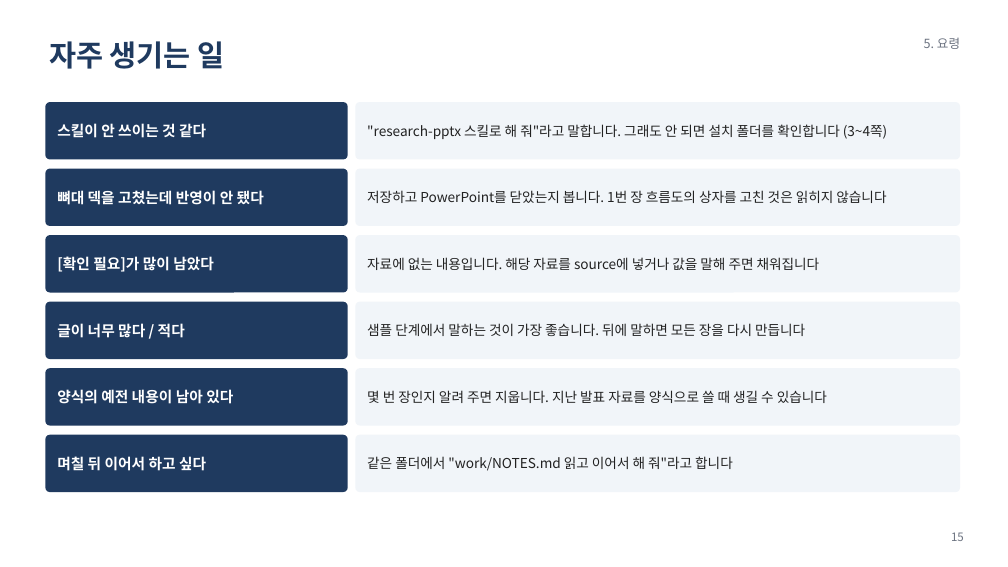
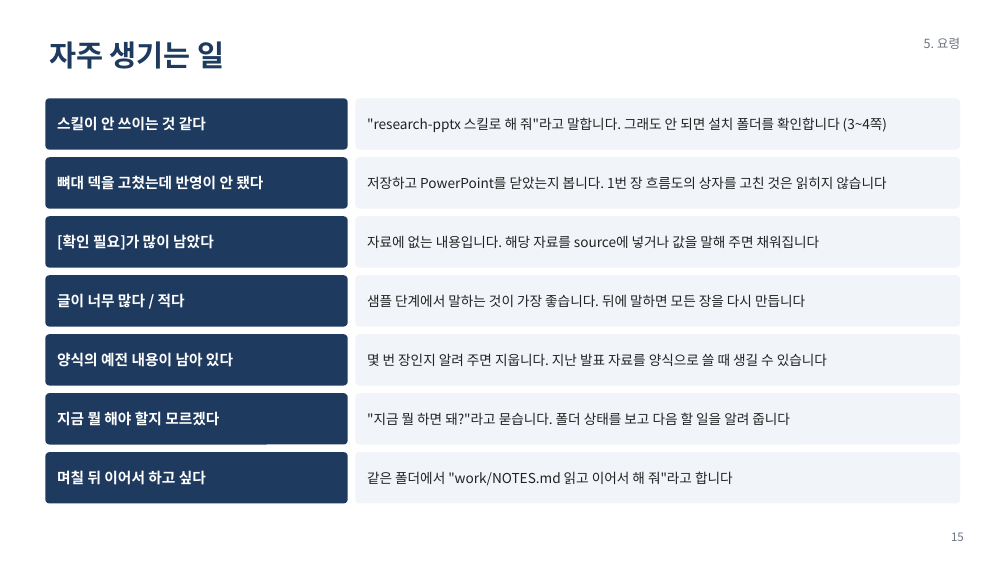
Before and after one commit to o-Fireheart-o/research-pptx-skill, a slide deck: slide 15 of docs/research-pptx 사용 매뉴얼.pptx. Drawn at 1008x567 pixels with LibreOffice and Linux fonts; fonts in the diff are those of the drawing. Boxes give left, top, right and bottom in pixels: in the first picture for what was removed or moved away, otherwise in the second. Text is boxed around its words. In the diff, an @@ line names an element or a change of style, - is before the commit and + after.

```diff
--- a/docs/research-pptx 사용 매뉴얼.pptx
+++ b/docs/research-pptx 사용 매뉴얼.pptx
@@ rounded rectangle "스킬이 안 쓰이는 것 같다" resized from (x1=45, y1=102, x2=348, y2=160) to (x1=45, y1=98, x2=348, y2=150) @@
@@ rounded rectangle ""research-pptx 스킬로 해 줘"라고 말합니다. ..." resized from (x1=355, y1=102, x2=960, y2=160) to (x1=355, y1=98, x2=960, y2=150) @@
@@ rounded rectangle "뼈대 덱을 고쳤는데 반영이 안 ..." resized from (x1=45, y1=169, x2=348, y2=226) to (x1=45, y1=157, x2=348, y2=209) @@
@@ rounded rectangle "저장하고 PowerPoint를 닫았는지 봅니다. 1번 ..." resized from (x1=355, y1=169, x2=960, y2=226) to (x1=355, y1=157, x2=960, y2=209) @@
@@ rounded rectangle "[확인 필요]가 많이 남았다" resized from (x1=45, y1=235, x2=348, y2=293) to (x1=45, y1=216, x2=348, y2=268) @@
@@ rounded rectangle "자료에 없는 내용입니다. 해당 자료를 ..." resized from (x1=355, y1=235, x2=960, y2=293) to (x1=355, y1=216, x2=960, y2=268) @@
@@ rounded rectangle "글이 너무 많다 / 적다" resized from (x1=45, y1=302, x2=348, y2=359) to (x1=45, y1=275, x2=348, y2=327) @@
@@ rounded rectangle "샘플 단계에서 말하는 것이 가장 ..." resized from (x1=355, y1=302, x2=960, y2=359) to (x1=355, y1=275, x2=960, y2=327) @@
@@ rounded rectangle "양식의 예전 내용이 남아 있다" resized from (x1=45, y1=368, x2=348, y2=426) to (x1=45, y1=334, x2=348, y2=386) @@
@@ rounded rectangle "몇 번 장인지 알려 주면 ..." resized from (x1=355, y1=368, x2=960, y2=426) to (x1=355, y1=334, x2=960, y2=386) @@
@@ rounded rectangle added at (x1=45, y1=393, x2=348, y2=445), fill #1F3A5F, 14 pt, text #FFFFFF, bold @@
+지금 뭘 해야 할지 모르겠다
@@ rounded rectangle added at (x1=355, y1=393, x2=960, y2=445), fill #F1F5F9, 13 pt, text #222222 @@
+"지금 뭘 하면 돼?"라고 묻습니다. 폴더 상태를 보고 다음 할 일을 알려 줍니다
@@ rounded rectangle "며칠 뒤 이어서 하고 싶다" resized from (x1=45, y1=435, x2=348, y2=492) to (x1=45, y1=452, x2=348, y2=504) @@
@@ rounded rectangle "같은 폴더에서 "work/NOTES.md 읽고 이어서 ..." resized from (x1=355, y1=435, x2=960, y2=492) to (x1=355, y1=452, x2=960, y2=504) @@
```
Also in this commit, not shown: 4 other slides changed, 7 other files.
